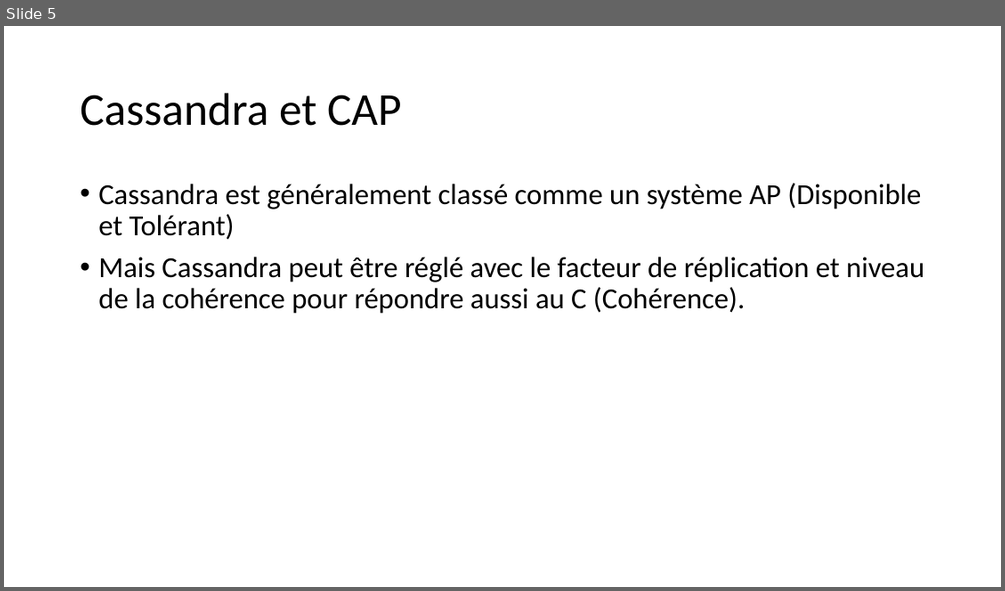
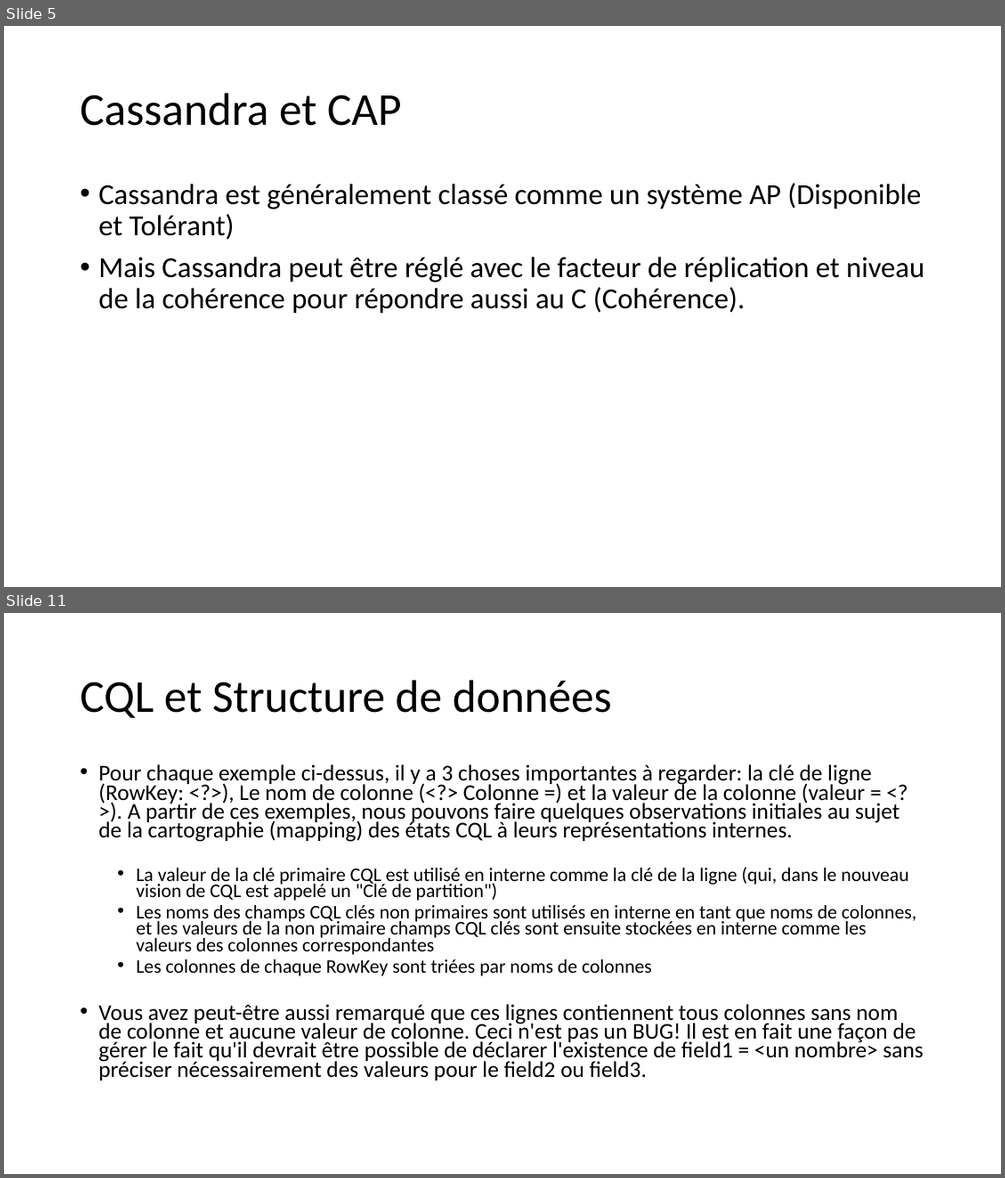
Before and after one commit to khalilbsaibes/cassandra, a slide deck: Cassandra.pptx. Shown one above the other, each under a label of ours: slide 5 before the commit, slides 5 and 11 after it; the slides between them are not shown. The pictures are 1005x591 and 1005x1178 pixels, drawn with LibreOffice and Linux fonts; fonts in the diff are those of the drawing. Boxes give left, top, right and bottom in pixels: in the first picture for what was removed or moved away, otherwise in the second. Text is boxed around its words. In the diff, an @@ line names an element or a change of style, - is before the commit and + after.

```diff
--- a/Cassandra.pptx
+++ b/Cassandra.pptx
@@ slide 11 added at box(4, 613, 1001, 1174), background #FFFFFF @@
@@ title added at box(80, 680, 612, 718), 44 pt, text #000000 @@
+CQL et Structure de données
@@ text added at box(98, 764, 922, 1080), 21.7 pt, text #000000 @@
+• Pour chaque exemple ci-dessus, il y a 3 choses importantes à regarder: la clé de ligne (RowKey: <?>), Le nom de colonne (<?> Colonne =) et la valeur de la colonne (valeur = <?>). A partir de ces exemples, nous pouvons faire quelques observations initiales au sujet de la cartographie (mapping) des états CQL à leurs représentations internes.
+  • La valeur de la clé primaire CQL est utilisé en interne comme la clé de la ligne (qui, dans le nouveau vision de CQL est appelé un "Clé de partition")
+  • Les noms des champs CQL clés non primaires sont utilisés en interne en tant que noms de colonnes, et les valeurs de la non primaire champs CQL clés sont ensuite stockées en interne comme les valeurs des colonnes correspondantes
+  • Les colonnes de chaque RowKey sont triées par noms de colonnes
+• Vous avez peut-être aussi remarqué que ces lignes contiennent tous colonnes sans nom de colonne et aucune valeur de colonne. Ceci n'est pas un BUG! Il est en fait une façon de gérer le fait qu'il devrait être possible de déclarer l'existence de field1 = <un nombre> sans préciser nécessairement des valeurs pour le field2 ou field3.
```
Also in this commit, not shown: 3 slides changed, 7 other slides added.
